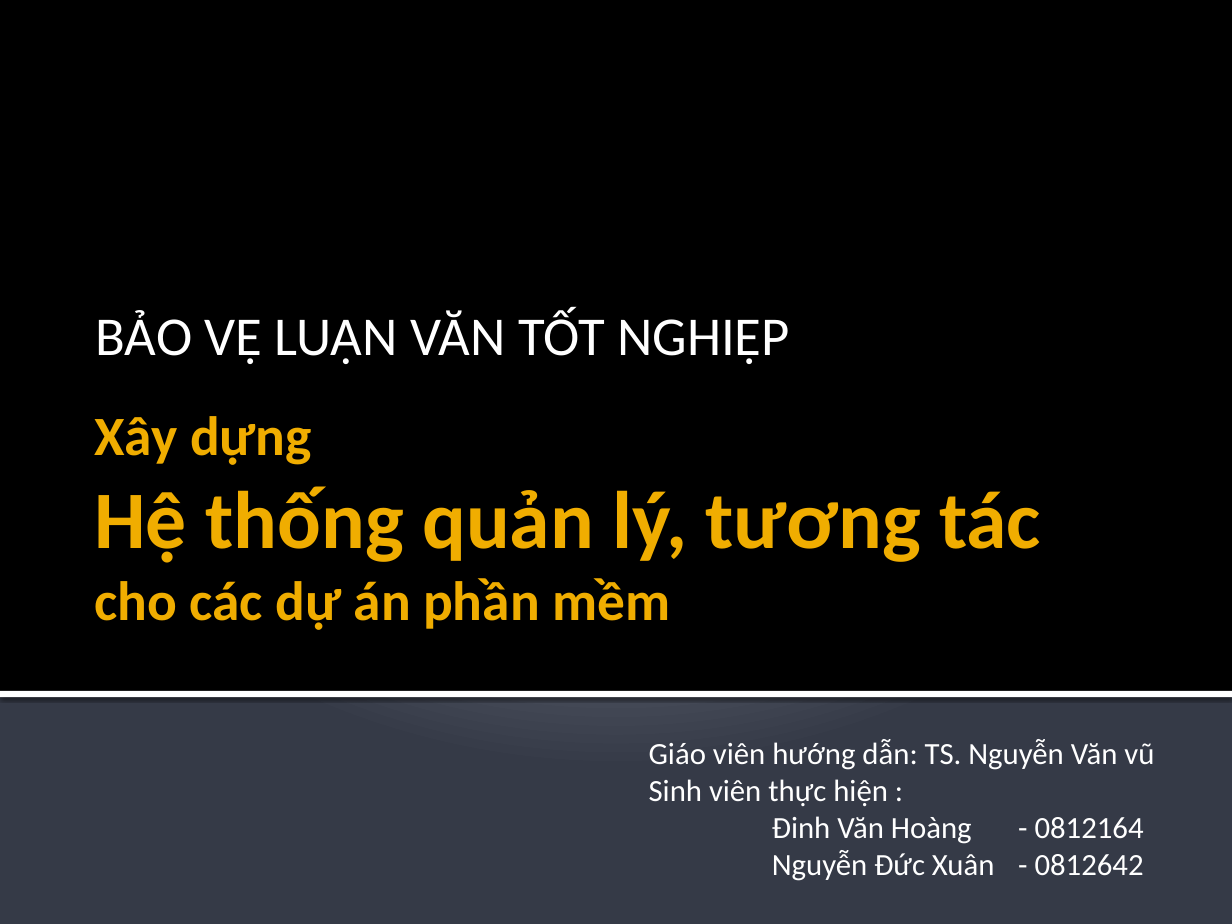
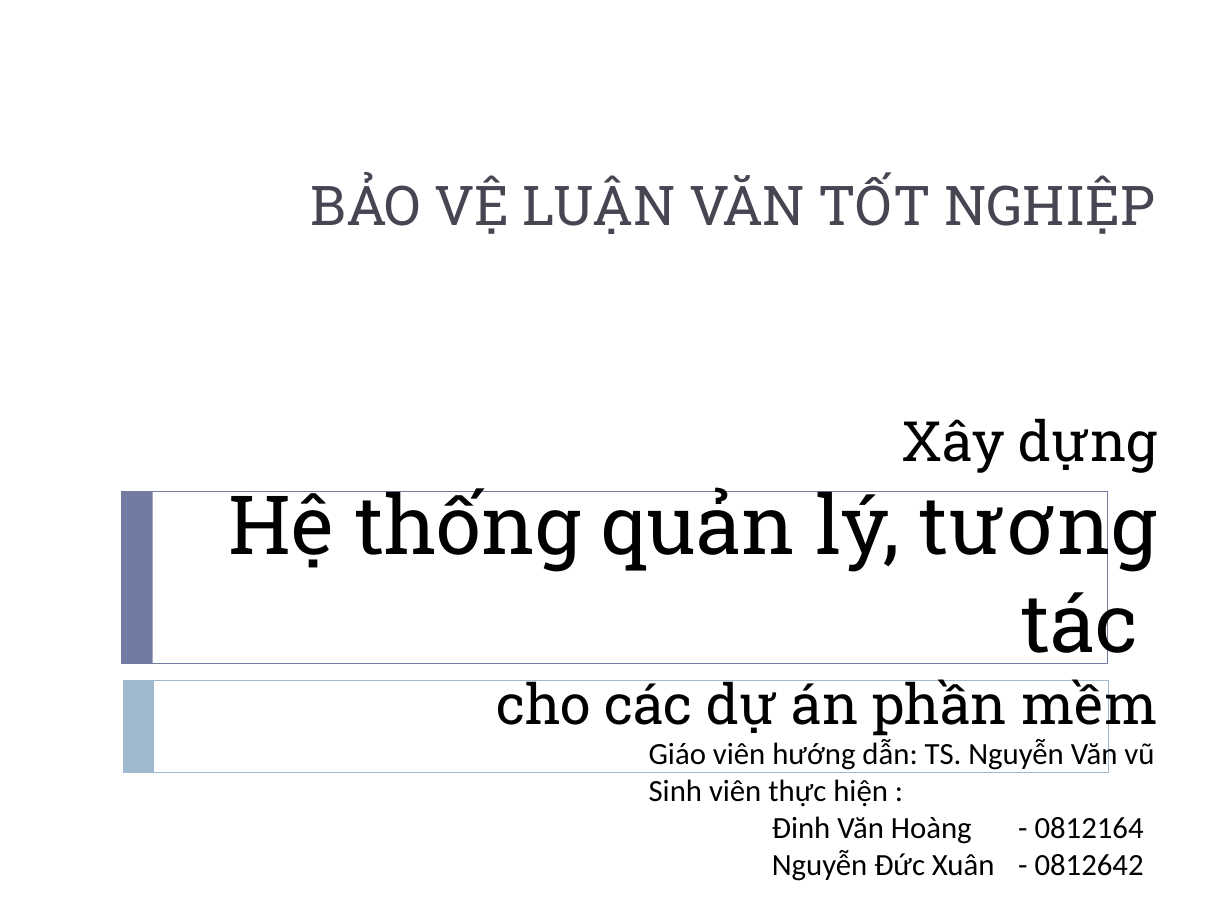
Before and after one commit to andungtra/he-thong-quan-ly-tuong-tac, a slide deck: slide 1 of Report/ppt/Presentation.pptx. Drawn at 1232x924 pixels with LibreOffice and Linux fonts; fonts in the diff are those of the drawing. Boxes give left, top, right and bottom in pixels: in the first picture for what was removed or moved away, otherwise in the second. Text is boxed around its words. In the diff, an @@ line names an element or a change of style, - is before the commit and + after.

```diff
--- a/Report/ppt/Presentation.pptx
+++ b/Report/ppt/Presentation.pptx
@@ background gradient #C1C5D3 to #BFC4D2 to #353B47 to #FFFFFF @@
@@ rectangle removed at bbox=[0, 0, 1232, 692] @@
@@ subtitle "BẢO VỆ LUẬN VĂN TỐT ..." at bbox=[310, 175, 1155, 234]: font Calibri to Roboto Slab, text colour #FFFFFF to #464653; alignment left to right; more space between paragraphs; vertical alignment bottom to top @@
@@ title "Xây dựng Hệ thống quản ..." at bbox=[228, 418, 1158, 737]: font Calibri to Roboto Slab, text colour #F0AD00 to #000000, bold off; alignment left to right @@
@@ rectangle added at bbox=[122, 492, 1108, 664], outline #727CA3 0.5 pt @@
@@ rectangle added at bbox=[122, 492, 153, 664], fill #727CA3 @@
@@ rectangle: place and size @@
-rectangle at bbox=[0, 691, 1232, 697]
+rectangle at bbox=[123, 680, 1109, 772]
@@ rectangle at bbox=[123, 680, 1109, 772]: fill #FFFFFF to none; outline none to #9FB8CD 0.5 pt; shadow off @@
@@ rectangle added at bbox=[123, 680, 154, 772], fill #9FB8CD @@
@@ text "Giáo viên hướng dẫn: TS. ..." at bbox=[649, 738, 1154, 881]: text colour #FFFFFF to #000000 @@
```
Also in this commit, not shown: 19 other slides changed, 2 slides added, 2 slides removed.
